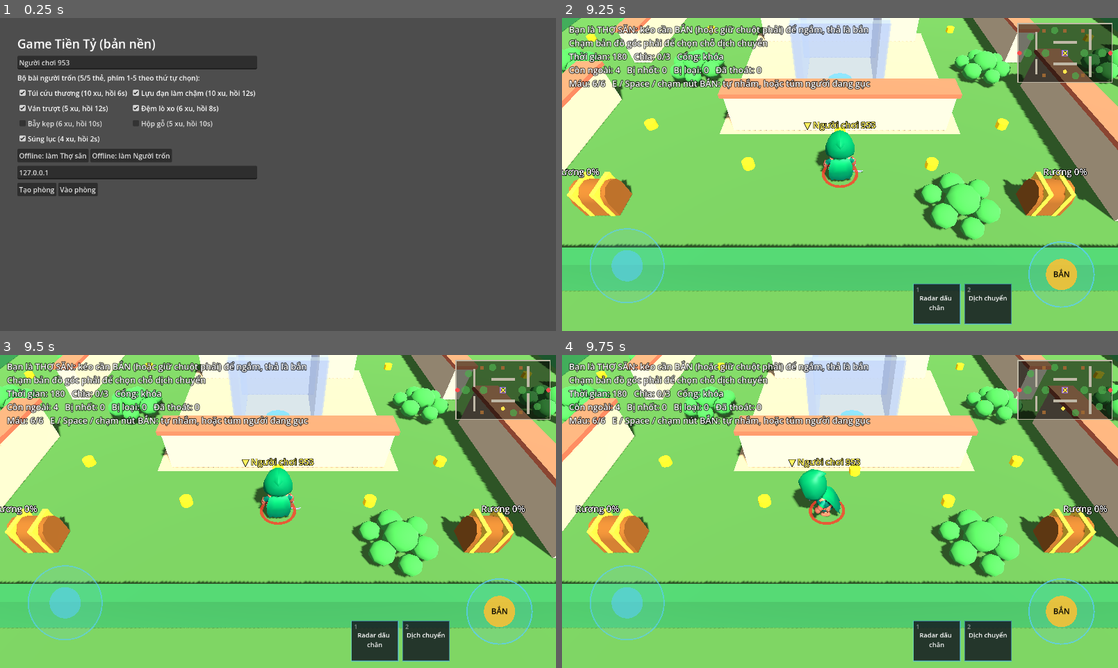
Above: before the commit, frames 1-4 (two rows, left to right).
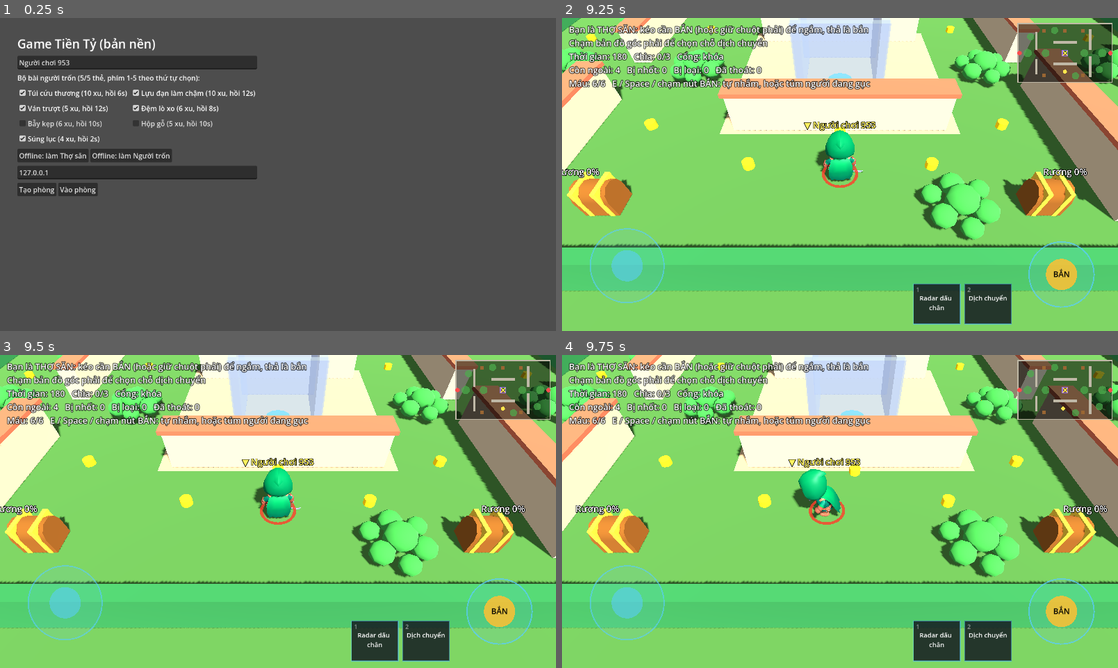
Above: after the commit, the same moments.

Repository: quanace11/gametienty
Game: Godot game, scene res://main.tscn
Two runs of this game, one before a commit and one after it. Both use one fixed random seed, a clock stepped at 60 frames per second and the inputs below.
Inputs (mouse positions are in pixels of both pictures, inside the frame that each line leads up to):
- Up to frame 1 (0.25 s): no input
- Up to frame 2 (9.25 s): click "Túi cứu thương (10 xu, hồi 6s)" at 0.5 s; click "Lựu đạn làm chậm (10 xu, hồi …" at 1.25 s; click "Ván trượt (5 xu, hồi 12s)" at 2 s; click "Đệm lò xo (6 xu, hồi 8s)" at 2.75 s; click "Bẫy kẹp (6 xu, hồi 10s)" at 3.5 s; click "Hộp gỗ (5 xu, hồi 10s)" at 4.25 s; click "Súng lục (4 xu, hồi 2s)" at 5 s; click "Offline: làm Thợ săn" at 5.75 s; drag from (1062, 52) to (895, 105) at 6.52 s; drag from (728, 190) to (812, 237) at 7.27 s; move the mouse to (895, 105) at 8.02 s; hold D (move_right) 8.03-8.75 s; tap Q at 8.1 s; drag from (812, 237) to (673, 127) at 8.77 s
- Up to frame 3 (9.5 s): no input
- Up to frame 4 (9.75 s): move the mouse to (1006, 558) at 9.52 s; hold A (move_left) from 9.53 s (still down); tap F at 9.6 s

Frames 1-3 are identical in both runs. In frame 4, less than 0.1% of the frame differs, in the area x 42-51%, y 36-52%.

Commit message:
Đạn bay thật để né được, sửa luồng ngắm tắt khi kéo qua nút Hủy
- Server xét va chạm từng frame trên đoạn đạn vừa bay: chạm ai trước thì
  trúng ở đó, bước ra khỏi đường bay là né được
- rifle_speed 25 -> 15 m/s, rifle_radius 0.5 -> 0.3 m (bằng luồng ngắm),
  người trốn chạy 4.2 -> 4.5 m/s
- Tự nhắm (chạm nhanh) nhắm chỗ người đang đứng, bỏ đón đầu
- Nút Hủy chỉ hủy khi thả tay trên nút; lướt qua rồi kéo ra thì ngắm tiếp

Co-Authored-By: Claude Opus 5.5 (1M context) <noreply@anthropic.com>
Claude-Session: https://claude.ai/code/session_01PZHPhokRVwCGpRS8Jn3sKo

Diff:
--- a/AI/bot_input_source.gd
+++ b/AI/bot_input_source.gd
@@ -6,7 +6,7 @@
 ## Bot chỉ chọn hướng đi và nút bấm; đúng/sai do GameState quyết như người thật.
 ##
 ## Thợ săn: kéo người thì mang về nhà tù gần nhất; thấy người gục thì tới túm;
-## còn lại đuổi người gần nhất, vào tầm thì bắn súng (nhân vật tự ngắm đón đầu);
+## còn lại đuổi người gần nhất, vào tầm thì bắn súng (nhân vật tự nhắm chỗ người đó đang đứng);
 ## người gần nhất còn xa thì dịch chuyển tới (chọn điểm như chạm minimap), bật radar.
 ## Người trốn: bị kéo thì chịu (bị khóa); cổng mở thì chạy ra cổng; đồng đội
 ## gục mà thợ săn ở xa thì tới đỡ; còn túi máu và có người bị kéo / bị nhốt
--- a/Core/game_state.gd
+++ b/Core/game_state.gd
@@ -37,6 +37,7 @@
 var _footprints := {} # chỉ server: id người trốn -> [Vector3 (y = elapsed lúc ghi)]
 var _footprint_timer := 0.0
 var _bush_of := {} # chỉ server: id -> chỉ số bụi cây đang đứng trong, -1 nếu không
+var _shot_progress := {} # chỉ server: shot_id -> phần đường đạn (0..1) đã xét va chạm
 var _bushes: Array[Vector3] = [] # mọi máy: bụi cây của bản đồ (x, z, bán kính)
 var _bushes_loaded := false
 
@@ -63,6 +64,7 @@
 	_footprints.clear()
 	_footprint_timer = 0.0
 	_bush_of.clear()
+	_shot_progress.clear()
 	_bushes.clear()
 	_bushes_loaded = false
 	_world_applied = rules.world_dict()
@@ -229,13 +231,22 @@
 	return _bush_of.get(viewer_id, -1) == bush
 
 
-## Đạn tới nơi: trúng người đầu tiên (gần chỗ bắn nhất) mà đường đạn đi qua
-## (theo mặt sàn). Người không trúng được (đang gục, bất tử...) không chặn đạn.
+## Đạn bay thật: mỗi physics frame xét đoạn đạn vừa bay qua (theo mặt sàn),
+## chạm người đầu tiên trúng được thì nổ ở đó; tới cuối đường (tường / hết tầm)
+## mà không chạm ai thì trượt. Người thấy đạn tới và bước ra khỏi đường bay thì
+## né được. Người không trúng được (đang gục, bất tử...) không chặn đạn.
 func _land_shots(entities: Array) -> void:
-	for shot_id: int in rules.due_shots():
+	if rules.shots.is_empty():
+		return
+	for shot_id: int in rules.shots.keys():
 		var s: Dictionary = rules.shots[shot_id]
-		var a := Vector2(s["from"].x, s["from"].z)
-		var b := Vector2(s["to"].x, s["to"].z)
+		var span: float = s["lands"] - s["fired"]
+		var t_now := clampf((rules.elapsed - s["fired"]) / span, 0.0, 1.0) if span > 0.0 else 1.0
+		var t_prev: float = _shot_progress.get(shot_id, 0.0)
+		var from := Vector2(s["from"].x, s["from"].z)
+		var to := Vector2(s["to"].x, s["to"].z)
+		var a := from.lerp(to, t_prev)
+		var b := from.lerp(to, t_now)
 		var r := rules.shot_radius(s["kind"]) + HIT_PADDING
 		var first_id := 0
 		var first_d := INF
@@ -247,7 +258,11 @@
 			if p.distance_squared_to(q) <= r * r and a.distance_squared_to(q) < first_d:
 				first_d = a.distance_squared_to(q)
 				first_id = e.peer_id
-		rules.land_shot(shot_id, [first_id] if first_id != 0 else [])
+		if first_id != 0 or t_now >= 1.0:
+			_shot_progress.erase(shot_id)
+			rules.land_shot(shot_id, [first_id] if first_id != 0 else [])
+		else:
+			_shot_progress[shot_id] = t_now
 
 
 func server_pick_up(hunter_id: int, target_id: int) -> bool:
--- a/Core/types/match_config.gd
+++ b/Core/types/match_config.gd
@@ -36,8 +36,8 @@
 @export var hunter_knockout_slow := 3.0 # thợ săn hết máu: buông người đang kéo, chạy chậm chừng này giây, rồi hồi đầy (không bị choáng)
 @export var hunter_knockout_slow_factor := 0.5
 @export var rifle_range := 12.0 # mét, tầm súng thợ săn (tường chặn đạn)
-@export var rifle_speed := 25.0 # m/s, đạn bay thẳng
-@export var rifle_radius := 0.5 # mét, đạn đi qua gần chừng này (cộng thân người) là trúng
+@export var rifle_speed := 15.0 # m/s, đạn bay thẳng, đủ chậm để người trốn thấy thì né được
+@export var rifle_radius := 0.3 # mét, đạn đi qua gần chừng này (cộng thân người) là trúng; bằng nửa bề rộng luồng ngắm
 @export var bullet_range := 10.0 # mét, tầm súng lục
 @export var bullet_speed := 30.0
 @export var bullet_radius := 0.8
--- a/Player/local_input_source.gd
+++ b/Player/local_input_source.gd
@@ -2,7 +2,8 @@
 extends InputSource
 ## Đọc bàn phím, chuột và nút cảm ứng (UI bấm qua InputMap) của người ngồi máy này.
 ## Ngắm bắn: kéo cần ngắm (aim_*) hoặc giữ chuột phải, thả ra là bắn theo hướng
-## đó. Kéo về giữa cần (hoặc chạm nút hủy, aim_cancel) rồi thả thì không bắn.
+## đó. Kéo về giữa cần hoặc thả tay trên nút hủy (aim_cancel) thì không bắn. Lướt
+## ngang qua nút hủy rồi kéo ra thì vẫn ngắm tiếp (không khóa hủy cả lần kéo).
 
 const KEYS := {
 	&"move_left": [KEY_A, KEY_LEFT],
@@ -29,7 +30,6 @@
 
 var _aim := Vector2.ZERO
 var _aiming := false
-var _cancelled := false
 var _shoot_left := 0.0
 var _shot_aim := Vector2.ZERO
 
@@ -55,8 +55,7 @@
 	_shoot_left = maxf(0.0, _shoot_left - delta)
 	var held := Input.is_action_pressed(&"aim_hold") or Input.is_mouse_button_pressed(MOUSE_BUTTON_RIGHT)
 	if held:
-		_cancelled = _cancelled or Input.is_action_pressed(&"aim_cancel")
-		_aim = Vector2.ZERO if _cancelled else _read_aim()
+		_aim = Vector2.ZERO if Input.is_action_pressed(&"aim_cancel") else _read_aim()
 		_aiming = true
 		return
 	# Thả tay: còn kéo xa thì bắn; đã kéo về giữa hoặc bấm hủy thì thôi.
@@ -64,7 +63,6 @@
 		_shot_aim = _aim.normalized()
 		_shoot_left = SHOOT_HOLD
 	_aiming = false
-	_cancelled = false
 	_aim = Vector2.ZERO
 
 
--- a/Player/player_character.gd
+++ b/Player/player_character.gd
@@ -3,7 +3,7 @@
 ## Nhân vật mặc định (3D): di chuyển 8 hướng trên mặt sàn, có trọng lực,
 ## quay mặt theo hướng chạy.
 ## Nút tương tác (E/Space): thợ săn túm người đang gục (kéo lê phía sau) hoặc
-## bắn súng theo đường thẳng (tự nhắm người gần nhất phía trước, ngắm đón đầu,
+## bắn súng theo đường thẳng (tự nhắm chỗ người gần nhất phía trước đang đứng,
 ## tường chặn đạn); người trốn giữ để đỡ đồng đội đang gục.
 ## Nút "shoot" (thả cần ngắm / chuột phải): thợ săn bắn theo hướng đã ngắm.
 ## Trên máy người chơi, lúc đang ngắm thì vẽ luồng xanh chỉ hướng và tầm bắn
@@ -16,7 +16,7 @@
 ## Animation chọn trên mọi máy theo trạng thái + tốc độ, không gửi qua mạng.
 
 const HUNTER_SPEED := 4.8 # m/s
-const ESCAPEE_SPEED := 4.2
+const ESCAPEE_SPEED := 4.5
 const HUNTER_RADIUS := 0.4
 const ESCAPEE_RADIUS := 0.32 # người trốn chậm hơn nhưng hitbox nhỏ hơn
 const HEIGHT := 1.7
@@ -253,8 +253,9 @@
 		var d := to.length()
 		if d < best_d and (d < 1.0 or forward.angle_to(to) <= deg_to_rad(AIM_ANGLE / 2.0)):
 			best_d = d
-			# Đón đầu: đạn bay d / rifle_speed giây.
-			aim = e.global_position + Vector3(e.velocity.x, 0.0, e.velocity.z) * (d / cfg.rifle_speed)
+			# Nhắm vào chỗ người đó đang đứng, không đón đầu: người đang chạy
+			# vẫn né được, muốn trúng thì phải tự kéo cần ngắm canh góc.
+			aim = e.global_position
 	_fire_at(aim)
 
 
--- a/UI/touch_controls.gd
+++ b/UI/touch_controls.gd
@@ -2,7 +2,7 @@
 ## Điều khiển cảm ứng (chơi được cả bằng chuột): cần di chuyển bên trái, nút
 ## lớn bên phải, thanh thẻ đạo cụ có giá tiền ở giữa dưới.
 ## Thợ săn: nút phải là cần ngắm. Kéo ra thì máy mình hiện luồng xanh chỉ
-## hướng bắn, thả tay là bắn; kéo về giữa hoặc kéo vào nút "Hủy" thì không bắn;
+## hướng bắn, thả tay là bắn; kéo về giữa hoặc thả tay trên nút "Hủy" thì không bắn;
 ## chạm nhanh là tự nhắm / túm người gục. Người trốn: giữ nút phải để cạy rương,
 ## đỡ đồng đội.
 ## Chỉ bấm các action trong InputMap (move_*, aim_*, interact, skill_N) mà
@@ -135,8 +135,10 @@
 	_aim = ((pos - _aim_center()) / AIM_R).limit_length(1.0)
 	_aim_max = maxf(_aim_max, _aim.length())
 	_over_cancel = pos.distance_to(_aim_center() + CANCEL_OFFSET) <= CANCEL_R * 1.3
-	if _over_cancel:
+	if _over_cancel: # chỉ hủy khi ngón tay đang nằm trên nút; kéo ra khỏi nút thì ngắm tiếp
 		Input.action_press(&"aim_cancel")
+	else:
+		Input.action_release(&"aim_cancel")
 	_press_axis(&"aim_left", &"aim_right", &"aim_up", &"aim_down", _aim)
 
 
Not shown, changed: README.md
Not shown, changed: docs/LUAT_TRAN.md
